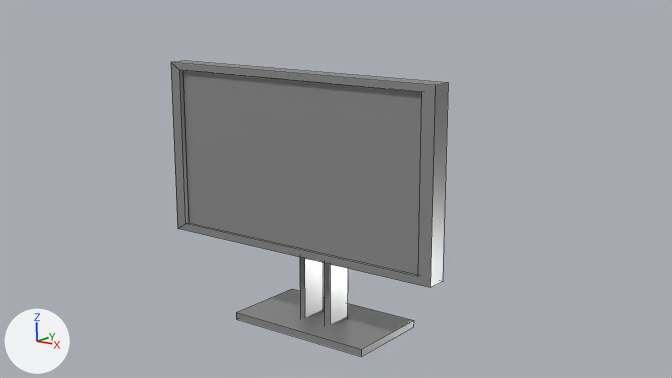
The Blender file Assets/Objects/Monitor.blend as it was, and as the next commit left it.
The view is the same before and after, from the file's camera 'Camera'. Every picture has the same lights, and +X, +Y and +Z are marked at lower left. Mesh edges are drawn as thin lines.
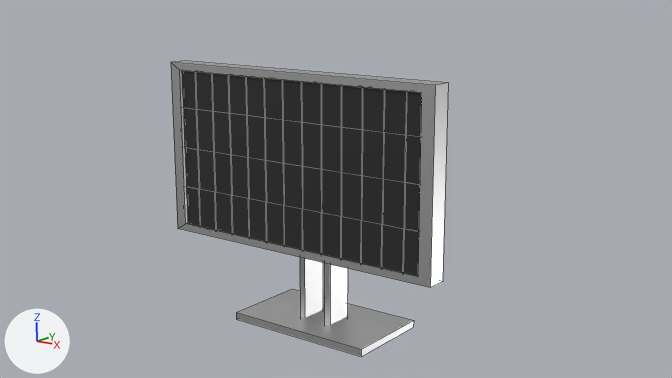
Pixel boxes (x1, y1, x2, y2) of what changed, in the pictures (672 x 378 px):
```json
{"object": "Cube", "change": "recoloured", "before": [171, 61, 448, 288], "after": [171, 61, 448, 288], "on screen": "grey to white"}
{"object": "Screen", "change": "added", "after": [182, 71, 422, 276], "on screen": "black"}
{"object": "Cube.003", "change": "recoloured", "before": [239, 289, 414, 356], "after": [239, 289, 414, 356]}
{"object": "Cube.002", "change": "recoloured", "before": [300, 257, 348, 325], "after": [300, 257, 348, 325]}
```

The change, as JSON lines over the scene's bpy script:
```json
{"op": "add", "block": "mat_material_006", "code": ["mat_material_006 = principled_material('Material.006')", "mat_material_006.base_color = (0.672, 0.672, 0.672)  # light grey #d6d6d6", "mat_material_006.metallic = 1.0", "mat_material_006.roughness = 0.416"]}
{"op": "add", "block": "mat_material_005", "code": ["mat_material_005 = principled_material('Material.005')", "mat_material_005.base_color = (0.0299, 0.0299, 0.0299)  # black #303030", "mat_material_005.metallic = 0.248", "mat_material_005.roughness = 0.309"]}
{"block": "me_cube", "where": "me_cube.from_pydata(...)  # 16 vertices, 12 faces; spans x -1.0..1.0, y -1.0..1.0, z -1.0..1.0"}
{"op": "remove", "block": "me_cube", "code": "me_cube.materials.append(mat_material)  # grey #929292"}
{"op": "add", "block": "me_cube", "code": "me_cube.materials.append(mat_material_006)  # light grey #d6d6d6"}
{"block": "me_cube_005", "where": "me_cube_005.from_pydata(...)  # 16 vertices, 10 faces; spans x -1.0..1.0, y -1.0..1.0, z -1.0..1.0"}
{"op": "remove", "block": "me_cube_005", "code": "me_cube_005.materials.append(mat_material)  # grey #929292"}
{"op": "add", "block": "me_cube_005", "code": "me_cube_005.materials.append(mat_material_006)  # light grey #d6d6d6"}
{"block": "me_cube_006", "where": "me_cube_006.from_pydata(...)  # 8 vertices, 6 faces; spans x -1.0..1.0, y -1.0..1.0, z -1.0..1.0"}
{"op": "remove", "block": "me_cube_006", "code": "me_cube_006.materials.append(mat_material)  # grey #929292"}
{"op": "add", "block": "me_cube_006", "code": "me_cube_006.materials.append(mat_material_006)  # light grey #d6d6d6"}
{"op": "add", "block": "me_cube_052", "code": ["me_cube_052 = bpy.data.meshes.new('Cube.052')", "me_cube_052.from_pydata(...)  # 140 vertices, 138 faces; spans x -1.0..1.0, y -1.0..1.0, z -1.0..1.0", "me_cube_052.materials.append(mat_material_005)  # black #303030"]}
{"op": "add", "block": "ob_screen", "code": ["ob_screen = bpy.data.objects.new('Screen', me_cube_052)", "ob_screen.location = (-0.031, -0.337, 2.704)", "ob_screen.rotation_euler = (-1.571, 3.142, 0.0)  # degrees (-90, 180, 0)", "ob_screen.scale = (1.34, 0.751, 0.00657)"]}
```
